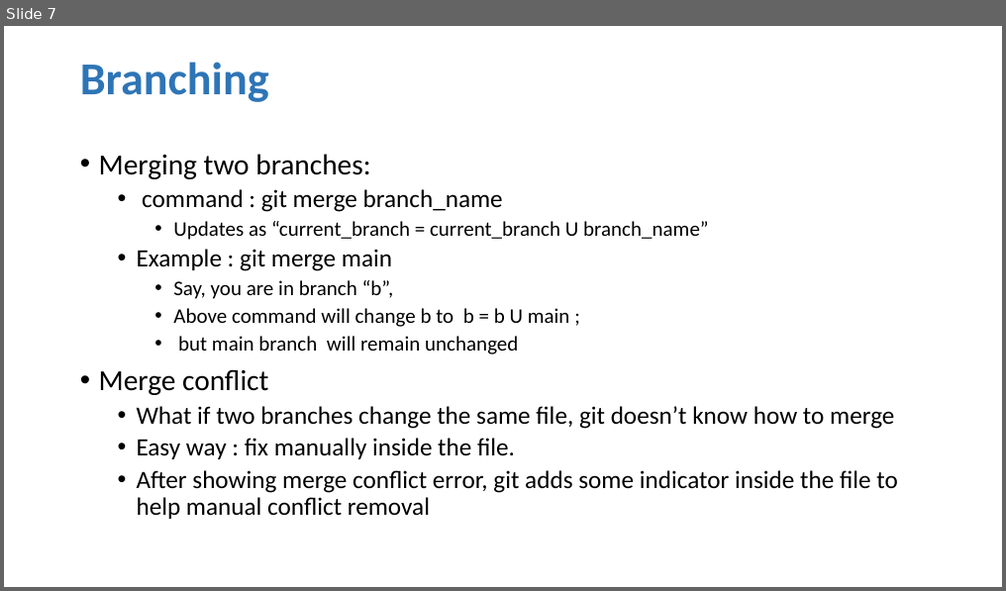
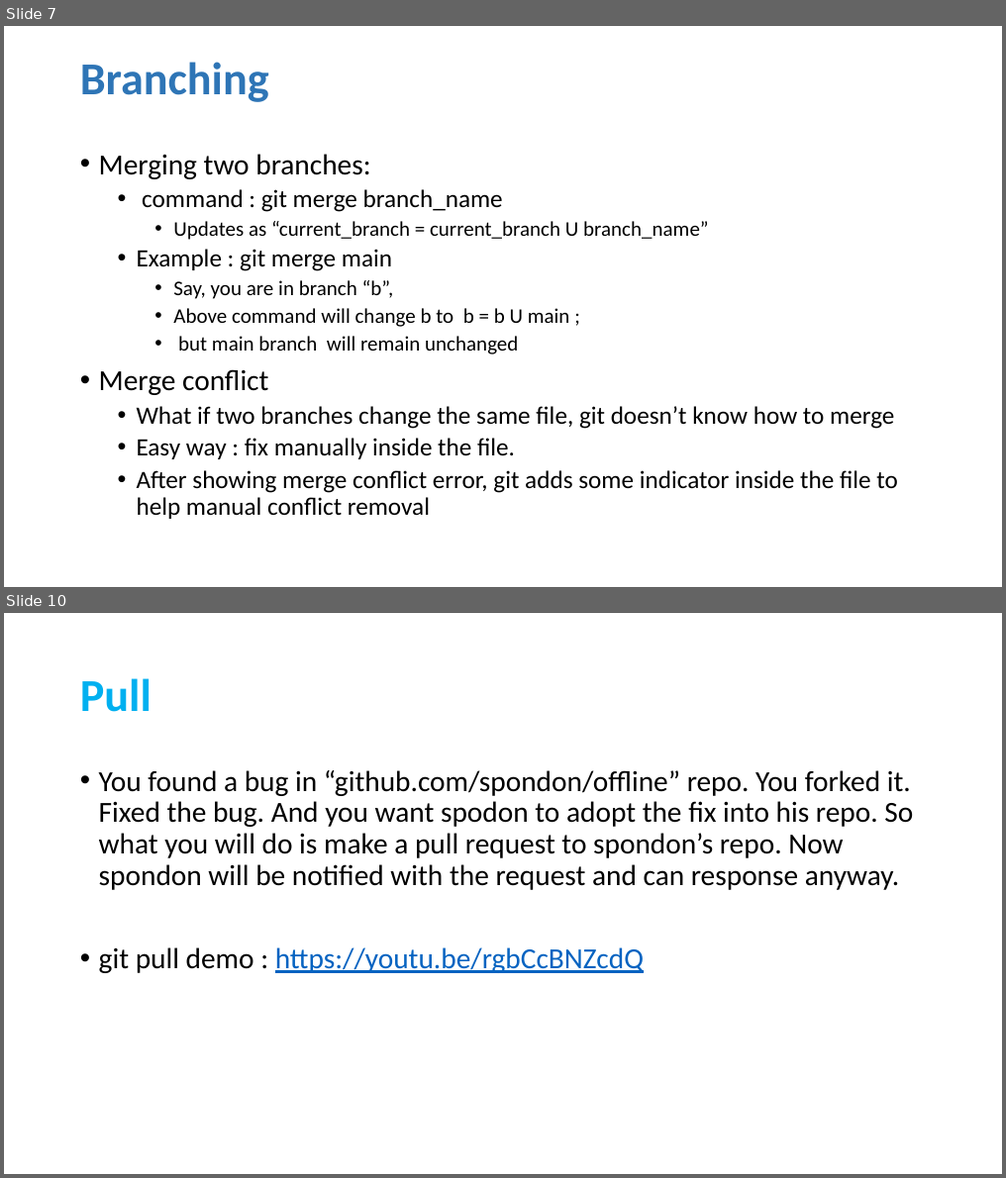
Before and after one commit to anasmoni/Learning-Git, a slide deck: My_Notes.pptx. Shown one above the other, each under a label of ours: slide 7 before the commit, slides 7 and 10 after it; the slides between them are not shown. The pictures are 1006x591 and 1006x1178 pixels, drawn with LibreOffice and Linux fonts; fonts in the diff are those of the drawing. Boxes give left, top, right and bottom in pixels: in the first picture for what was removed or moved away, otherwise in the second. Text is boxed around its words. In the diff, an @@ line names an element or a change of style, - is before the commit and + after.

```diff
--- a/My_Notes.pptx
+++ b/My_Notes.pptx
@@ slide 10 added at bbox=[4, 613, 1002, 1174], background #FFFFFF @@
@@ title added at bbox=[80, 678, 152, 712], 44 pt, text #00B0F0, bold @@
+Pull
@@ text added at bbox=[99, 770, 913, 973], 28 pt, text #000000 @@
+• You found a bug in “github.com/spondon/offline” repo. You forked it. Fixed the bug. And you want spodon to adopt the fix into his repo. So what you will do is make a pull request to spondon’s repo. Now spondon will be notified with the request and can response anyway.
+• git pull demo : https://youtu.be/rgbCcBNZcdQ
```
Also in this commit, not shown: 1 other slide added.
